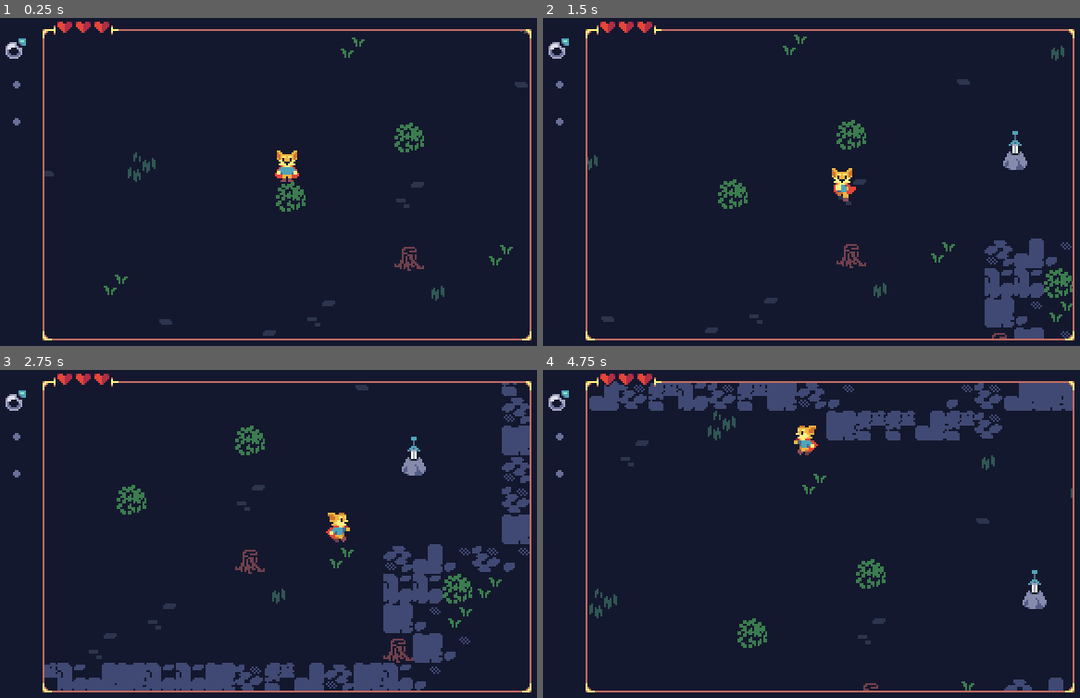
Above: before the commit, frames 1-4 (two rows, left to right).
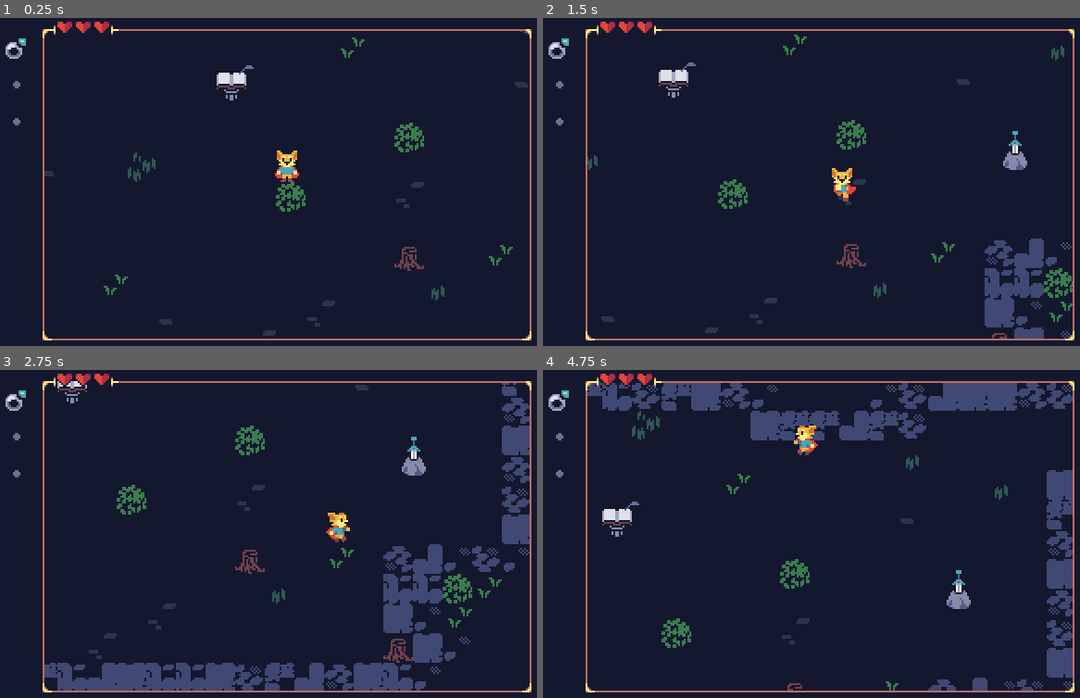
Above: after the commit, the same moments.

Repository: uheartbeast/retro-action-rpg
Game: Godot game, scene res://world.tscn
Same seed, same stepped clock (60 frames per second), same inputs: the game is played once before the commit and once after it.
Inputs (mouse positions are in pixels of both pictures, inside the frame that each line leads up to):
- Up to frame 1 (0.25 s): no input
- Up to frame 2 (1.5 s): move the mouse to (961, 168) at 0.52 s; press the mouse at (961, 168) at 0.53 s; hold Right (move_right) 0.53-1.28 s; move the mouse to (709, 201) at 1.27 s; release the mouse at (709, 201) at 1.28 s; hold Down (move_down) from 1.28 s (still down); click (709, 201) at 1.35 s
- Up to frame 3 (2.75 s): move the mouse to (343, 461) at 2.02 s; release Down (move_down) at 2.03 s; hold Right (move_right) from 2.03 s (still down); hold Z (misc) from 2.03 s (still down); click (343, 461) at 2.3 s
- Up to frame 4 (4.75 s): move the mouse to (800, 602) at 2.77 s; release Right (move_right) at 2.78 s; release Z (misc) at 2.78 s; hold Up (move_up) 2.78-3.53 s; right-click (800, 602) at 2.85 s; click (800, 602) at 3.05 s; move the mouse to (1010, 586) at 3.52 s; hold X (roll) 3.53-4.28 s; hold Left (move_left) from 3.53 s (still down); click (1010, 586) at 3.8 s; move the mouse to (650, 488) at 4.27 s; tap C (weapon) at 4.35 s; click (650, 488) at 4.55 s

The runs differ from the first frame. In frame 1, 0.3% of the frame differs, in the area x 40-48%, y 14-26%; in frame 2, 0.3%; in frame 3, 0.1%; in frame 4, 12%, in the area x 8-99%, y 3-98%.
Error after the commit: Invalid access to property or key 'inventory' on a base object of type 'Dictionary'. (res://world_systems/save_manager.gd:38)

Commit message:
126 - Save Station

Diff:
--- a/levels/level_1.tscn
+++ b/levels/level_1.tscn
@@ -1,10 +1,11 @@
-[gd_scene load_steps=9 format=4 uid="uid://burvhv42pe1q6"]
+[gd_scene load_steps=10 format=4 uid="uid://burvhv42pe1q6"]
 
 [ext_resource type="PackedScene" uid="uid://c18muratispac" path="res://levels/level.tscn" id="1_7yyhx"]
 [ext_resource type="Script" path="res://camera/camera_limits.gd" id="3_mlspe"]
 [ext_resource type="PackedScene" uid="uid://bm87xo8bekamj" path="res://world/forest_tiles_layer.tscn" id="4_vhsej"]
 [ext_resource type="PackedScene" uid="uid://bjc2m2qhuru6b" path="res://world/sword_in_the_stone.tscn" id="5_uad8x"]
 [ext_resource type="Script" path="res://world/door.gd" id="6_2prqv"]
+[ext_resource type="PackedScene" uid="uid://dgihdtsm4fxst" path="res://world/save_station.tscn" id="7_4ypml"]
 [ext_resource type="Resource" uid="uid://dvu4qg3krmc30" path="res://level_connections/level_1_to_level_2_connection.tres" id="7_o2cav"]
 
 [sub_resource type="NavigationPolygon" id="NavigationPolygon_gjyxd"]
@@ -56,3 +57,6 @@
 
 [node name="CollisionShape2D" type="CollisionShape2D" parent="Door" index="0"]
 shape = SubResource("RectangleShape2D_4sbmk")
+
+[node name="SaveStation" parent="." index="6" instance=ExtResource("7_4ypml")]
+position = Vector2(136, 48)
--- a/world.gd
+++ b/world.gd
@@ -11,8 +11,6 @@
 	Events.door_entered.connect(change_levels, CONNECT_DEFERRED)
 
 func _input(event: InputEvent) -> void:
-	if Input.is_action_just_pressed("left_mouse"):
-		SaveManager.save_game()
 	if Input.is_action_just_pressed("right_mouse"):
 		SaveManager.load_game()
 
--- /dev/null
+++ b/world/save_station.gd
@@ -0,0 +1,9 @@
+extends StaticBody2D
+
+@onready var interaction: Interaction = $Interaction
+
+func _ready() -> void:
+	interaction.interacted.connect(func():
+		SaveManager.save_game()
+		Events.request_show_dialog.emit("You recorded your progress in the journal.")
+	)
--- /dev/null
+++ b/world/save_station.tscn
@@ -0,0 +1,29 @@
+[gd_scene load_steps=6 format=3 uid="uid://dgihdtsm4fxst"]
+
+[ext_resource type="Script" path="res://world/save_station.gd" id="1_2ic8k"]
+[ext_resource type="Texture2D" uid="uid://lnaa57a3sjhk" path="res://world/save_station.png" id="1_a2rob"]
+[ext_resource type="Script" path="res://world/interaction.gd" id="3_gicae"]
+
+[sub_resource type="RectangleShape2D" id="RectangleShape2D_4lmle"]
+size = Vector2(14, 15)
+
+[sub_resource type="RectangleShape2D" id="RectangleShape2D_hpbia"]
+size = Vector2(12, 13)
+
+[node name="SaveStation" type="StaticBody2D"]
+script = ExtResource("1_2ic8k")
+
+[node name="CollisionShape2D" type="CollisionShape2D" parent="."]
+position = Vector2(0, -3.5)
+shape = SubResource("RectangleShape2D_4lmle")
+
+[node name="Sprite2D" type="Sprite2D" parent="."]
+texture = ExtResource("1_a2rob")
+offset = Vector2(0, -6)
+
+[node name="Interaction" type="Area2D" parent="." groups=["navigation"]]
+script = ExtResource("3_gicae")
+
+[node name="CollisionShape2D" type="CollisionShape2D" parent="Interaction"]
+position = Vector2(0, -3.5)
+shape = SubResource("RectangleShape2D_hpbia")
Binary file added: world/save_station.png
Not shown, added: world/save_station.png.import
